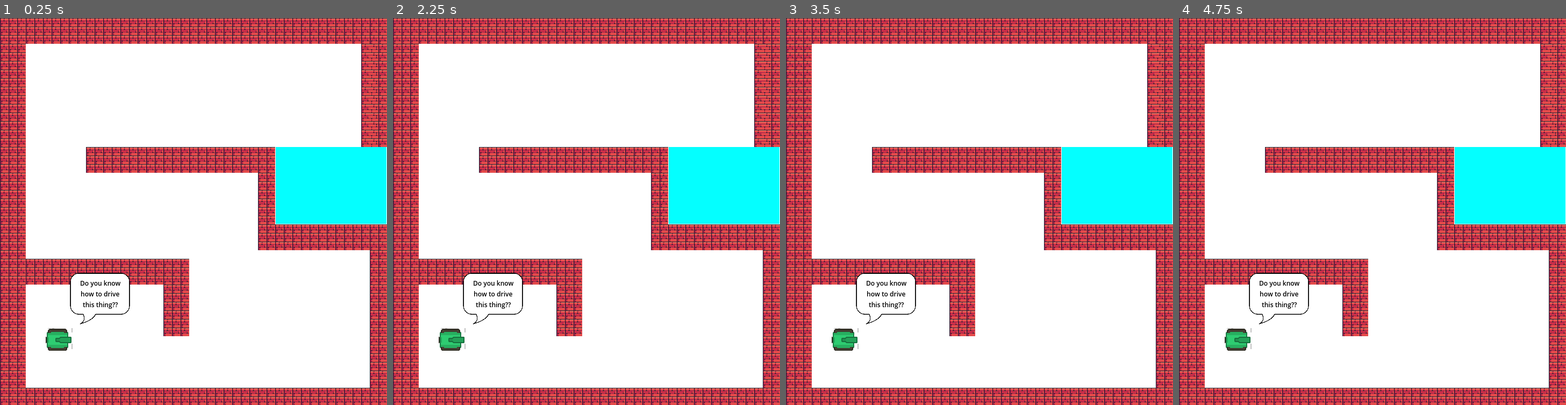
Above: before the commit, frames 1-4 (left to right).
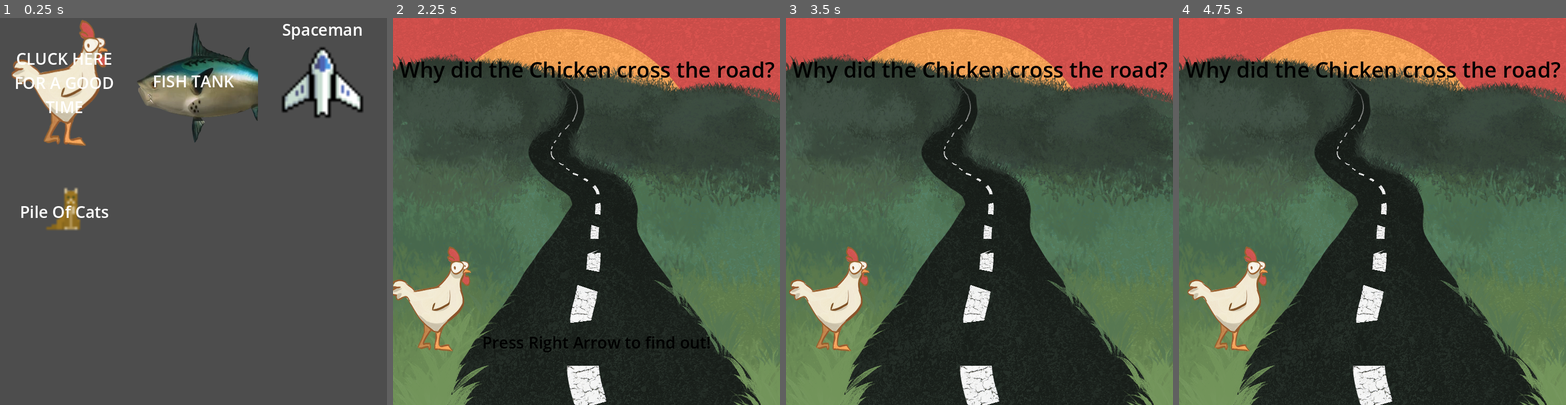
Above: after the commit, the same moments.

Repository: aceysmith/dad-jokes-irl
Game: Godot game, scene res://MainMenu/joke_picker.tscn
Same seed, same stepped clock (60 frames per second), same inputs: the game is played once before the commit and once after it.
Inputs (mouse positions are in pixels of both pictures, inside the frame that each line leads up to):
- Up to frame 1 (0.25 s): no input
- Up to frame 2 (2.25 s): click (590, 265) at 0.5 s, where only the run before the commit has a clickable "Free Play"; click (590, 265) at 1.25 s, where only the run before the commit has a clickable "Free Play"; click (458, 83) at 2 s, where only the run after the commit has a clickable "CLUCK HERE FOR A GOOD TIME"
- Up to frame 3 (3.5 s): tap Enter (ui_accept) at 2.75, 3.02 s; move the mouse to (1064, 192) at 2.77 s; hold Right (ui_right) from 2.78 s (still down); click (1064, 192) at 2.92 s
- Up to frame 4 (4.75 s): tap Enter (ui_accept) at 3.5, 3.77, 4.25 s; move the mouse to (1295, 230) at 3.52 s; release Right (ui_right) at 3.53 s; hold Down (ui_down) 3.53-4.28 s; move the mouse to (1411, 126) at 4.27 s; hold Right (ui_right) from 4.28 s (still down)

The runs differ from the first frame. In frame 1, 99% of the frame differs, in the area x 0-100%, y 0-100%; in frame 2, 97%; in frame 3, 97%; in frame 4, 97%.

Commit message:
Added chicken artwork

Diff:
--- a/ChickenCrosser/chicken.tscn
+++ b/ChickenCrosser/chicken.tscn
@@ -1,54 +1,22 @@
-[gd_scene load_steps=4 format=3 uid="uid://b4nmrvt3xmybg"]
+[gd_scene load_steps=5 format=3 uid="uid://b4nmrvt3xmybg"]
 
 [ext_resource type="PackedScene" uid="uid://bwkgq2rmtxyms" path="res://BaseJoke/base_joke.tscn" id="1_4n3i8"]
-[ext_resource type="Texture2D" uid="uid://cv6vd3v8diftx" path="res://ChickenCrosser/chicken_thumb.jpg" id="2_kkwtf"]
 [ext_resource type="Script" path="res://ChickenCrosser/chicken.gd" id="2_ye1vx"]
+[ext_resource type="Texture2D" uid="uid://dywk53p8t2p1u" path="res://ChickenCrosser/chicken_background.png" id="3_ca1qw"]
+[ext_resource type="Texture2D" uid="uid://cneo167a541l3" path="res://ChickenCrosser/chicken.png" id="4_8xnfw"]
 
 [node name="Joke" instance=ExtResource("1_4n3i8")]
 script = ExtResource("2_ye1vx")
 
-[node name="ColorRect" type="ColorRect" parent="." index="3"]
-offset_left = 224.0
-offset_top = -54.0
-offset_right = 533.0
-offset_bottom = 728.0
-color = Color(0.439216, 0.439216, 0.439216, 1)
+[node name="ChickenBackground" type="Sprite2D" parent="." index="3"]
+position = Vector2(360, 360)
+texture = ExtResource("3_ca1qw")
 
-[node name="ColorRect2" type="ColorRect" parent="." index="4"]
-offset_left = 224.0
-offset_top = -54.0
-offset_right = 243.0
-offset_bottom = 728.0
-color = Color(0.893, 0.94, 0, 1)
+[node name="Chicken" type="Sprite2D" parent="." index="4"]
+position = Vector2(78, 522)
+texture = ExtResource("4_8xnfw")
 
-[node name="ColorRect5" type="ColorRect" parent="." index="5"]
-offset_left = 514.0
-offset_top = -59.0
-offset_right = 533.0
-offset_bottom = 723.0
-color = Color(0.893, 0.94, 0, 1)
-
-[node name="ColorRect3" type="ColorRect" parent="." index="6"]
-offset_left = 356.0
-offset_top = -54.0
-offset_right = 372.0
-offset_bottom = 726.0
-color = Color(0.893, 0.94, 0, 1)
-
-[node name="ColorRect4" type="ColorRect" parent="." index="7"]
-offset_left = 384.0
-offset_top = -52.0
-offset_right = 400.0
-offset_bottom = 724.0
-color = Color(0.893, 0.94, 0, 1)
-
-[node name="Chicken" type="Sprite2D" parent="." index="8"]
-position = Vector2(66, 372)
-scale = Vector2(0.484, 0.484)
-texture = ExtResource("2_kkwtf")
-flip_h = true
-
-[node name="QuestionLabel" type="Label" parent="." index="9"]
+[node name="QuestionLabel" type="Label" parent="." index="5"]
 offset_left = 12.0
 offset_top = 68.0
 offset_right = 703.0
@@ -57,7 +25,7 @@
 theme_override_font_sizes/font_size = 40
 text = "Why did the Chicken cross the road?"
 
-[node name="PunchlineLabel" type="Label" parent="." index="10"]
+[node name="PunchlineLabel" type="Label" parent="." index="6"]
 unique_name_in_owner = true
 visible = false
 offset_left = 15.0
@@ -69,7 +37,7 @@
 text = "To get to the other side, duh"
 horizontal_alignment = 1
 
-[node name="InstructionsLabel" type="Label" parent="." index="11"]
+[node name="InstructionsLabel" type="Label" parent="." index="7"]
 unique_name_in_owner = true
 offset_left = 166.0
 offset_top = 582.0
--- a/MainMenu/joke_picker.tscn
+++ b/MainMenu/joke_picker.tscn
@@ -2,7 +2,7 @@
 
 [ext_resource type="Script" path="res://MainMenu/joke_picker.gd" id="1_l3ia7"]
 [ext_resource type="PackedScene" uid="uid://doxto7vhpcuw7" path="res://MainMenu/joke_button.tscn" id="1_n1pko"]
-[ext_resource type="Texture2D" uid="uid://cv6vd3v8diftx" path="res://ChickenCrosser/chicken_thumb.jpg" id="1_q2vt7"]
+[ext_resource type="Texture2D" uid="uid://cneo167a541l3" path="res://ChickenCrosser/chicken.png" id="3_v45wh"]
 [ext_resource type="PackedScene" uid="uid://b4nmrvt3xmybg" path="res://ChickenCrosser/chicken.tscn" id="4_p4tjd"]
 [ext_resource type="Texture2D" uid="uid://tbocv46oh888" path="res://FishTank/fish-asset/Realistic_Fish_Head_HD.png" id="5_002wc"]
 [ext_resource type="PackedScene" uid="uid://b4lvn4of63iuh" path="res://FishTank/FishTank.tscn" id="6_7sfc6"]
@@ -13,7 +13,6 @@
 
 [node name="JokePicker" type="Node2D"]
 script = ExtResource("1_l3ia7")
-auto_play = true
 
 [node name="JokesBox" type="HFlowContainer" parent="."]
 unique_name_in_owner = true
@@ -24,7 +23,7 @@
 
 [node name="JokeButton" parent="JokesBox" instance=ExtResource("1_n1pko")]
 layout_mode = 2
-texture_normal = ExtResource("1_q2vt7")
+texture_normal = ExtResource("3_v45wh")
 joke_packed_scene = ExtResource("4_p4tjd")
 
 [node name="Label" type="Label" parent="JokesBox/JokeButton"]
@@ -82,10 +81,12 @@
 
 [node name="YouWinScreen" type="ColorRect" parent="."]
 unique_name_in_owner = true
+visible = false
 offset_right = 720.0
 offset_bottom = 720.0
 
 [node name="YouWinLabel" type="Label" parent="YouWinScreen"]
+layout_mode = 0
 offset_top = 306.0
 offset_right = 720.0
 offset_bottom = 360.0
Binary file added: ChickenCrosser/chicken.png
Not shown, added: ChickenCrosser/chicken.png.import
Binary file added: ChickenCrosser/chicken_background.png
Not shown, changed: ChickenCrosser/chicken_background.png.import
Binary file removed: ChickenCrosser/chicken_thumb.jpg
